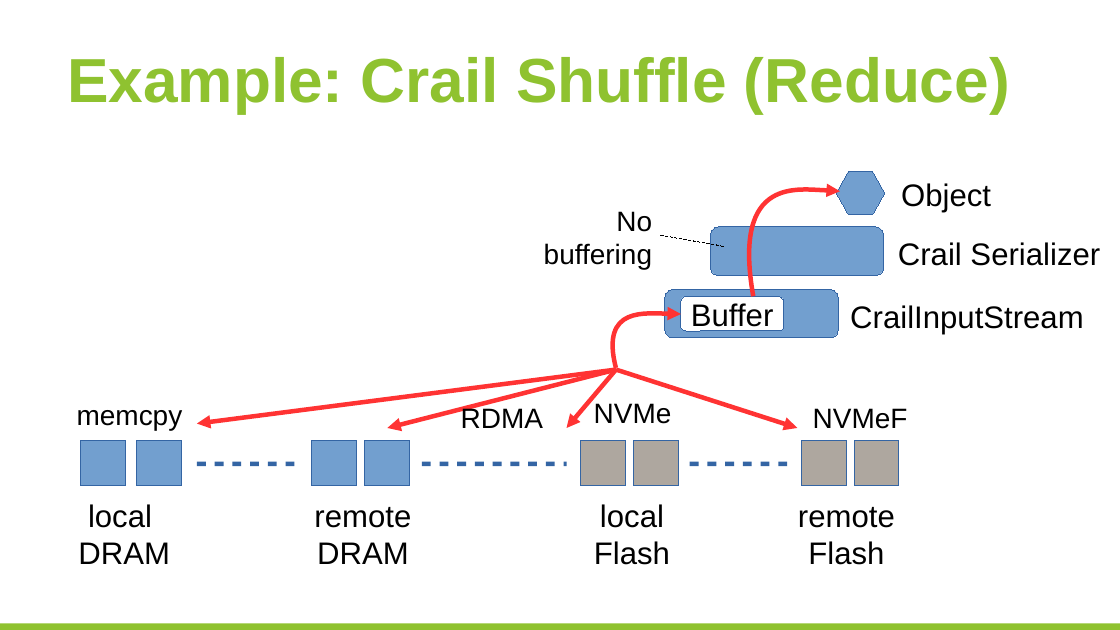
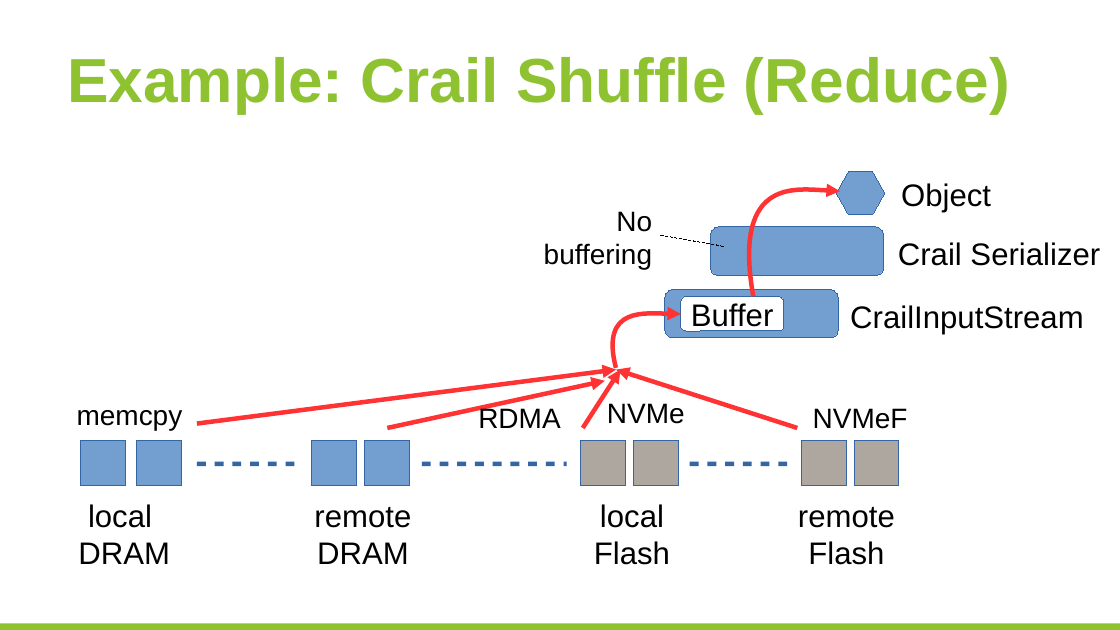
Before and after one commit to huangyibo/spark-summit-17, a slide deck: slide 18 of template.odp. Drawn at 1120x630 pixels with LibreOffice and Linux fonts; fonts in the diff are those of the drawing; background and template pictures are left out. Boxes give left, top, right and bottom in pixels: in the first picture for what was removed or moved away, otherwise in the second. Text is boxed around its words. In the diff, an @@ line names an element or a change of style, - is before the commit and + after.

```diff
--- a/template.odp
+++ b/template.odp
@@ arrow (616, 370) - (197, 423): arrowheads changed @@
@@ arrow moved from (616, 370) - (388, 428) to (605, 381) - (388, 428) @@
@@ arrow (605, 381) - (388, 428): arrowheads changed @@
@@ arrow moved from (616, 370) - (567, 428) to (620, 370) - (582, 428) @@
@@ arrow (620, 370) - (582, 428): arrowheads changed @@
@@ arrow (616, 370) - (797, 428): arrowheads changed @@
@@ text "RDMA": place and size @@
-text "RDMA" at <box>461,406,543,428</box>
+text "RDMA" at <box>478,406,560,428</box>
@@ text "NVMe": place and size @@
-text "NVMe" at <box>594,403,672,424</box>
+text "NVMe" at <box>607,403,685,424</box>
```
Also in this commit, not shown: 4 other slides changed, 1 other file.
